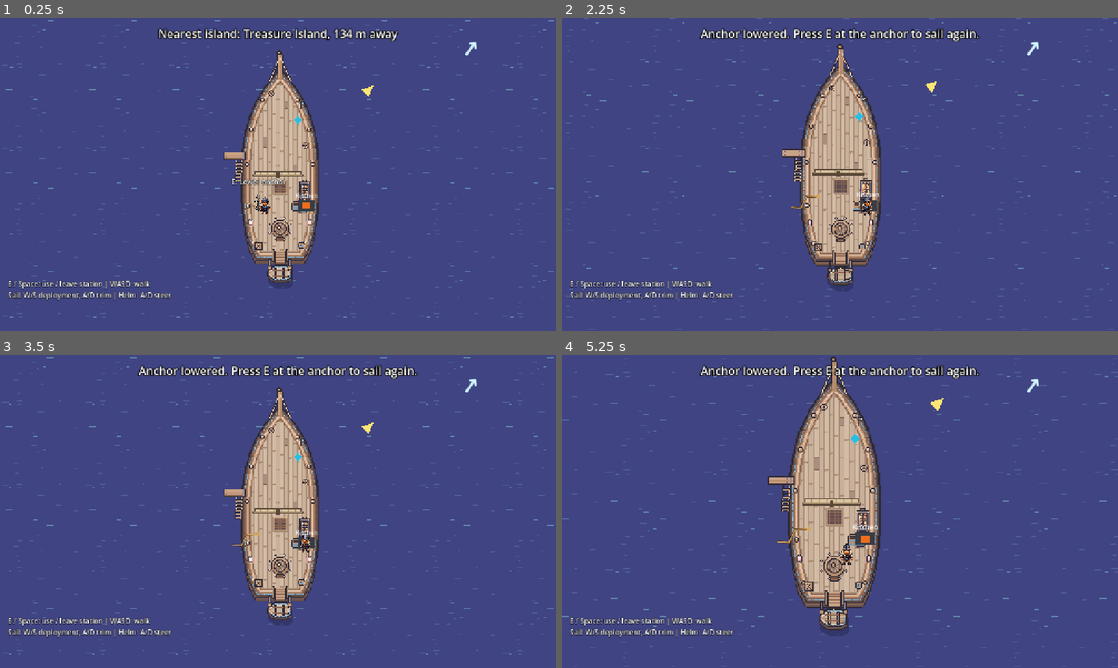
Above: before the commit, frames 1-4 (two rows, left to right).
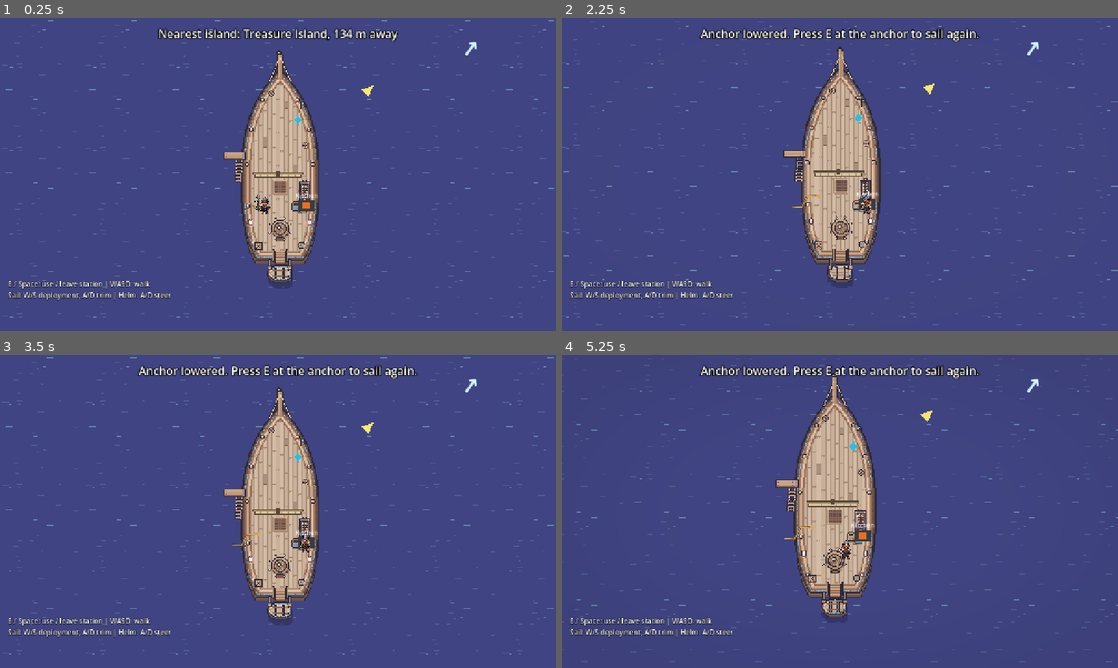
Above: after the commit, the same moments.

Repository: whitneyakred/gaming
Game: Godot game, scene res://scenes/main.tscn
Two runs of this game, one before a commit and one after it. Both use one fixed random seed, a clock stepped at 60 frames per second and the inputs below.
Inputs (mouse positions are in pixels of both pictures, inside the frame that each line leads up to):
- Up to frame 1 (0.25 s): no input
- Up to frame 2 (2.25 s): tap Enter at 0.5 s; move the mouse to (962, 158) at 0.52 s; hold D (move_right) 0.53-1.25 s; hold E (fish) 0.53-1.25 s; click (962, 158) at 0.67 s; tap Space at 0.77 s; drag from (728, 190) to (840, 252) at 1.27 s; tap E (fish) at 2 s; move the mouse to (895, 105) at 2.02 s; hold D (move_right) from 2.03 s (still down); hold E (fish) from 2.03 s (still down); click (895, 105) at 2.17 s
- Up to frame 3 (3.5 s): release D (move_right) at 2.75 s; release E (fish) at 2.75 s; drag from (250, 574) to (111, 464) at 2.77 s
- Up to frame 4 (5.25 s): tap E (fish) at 3.5 s; move the mouse to (1006, 558) at 3.52 s; hold A (move_left) 3.53-4.25 s; hold E (fish) 3.53-4.25 s; click (1006, 558) at 3.67 s; tap Space at 3.77 s; drag from (840, 511) to (756, 433) at 4.27 s; move the mouse to (867, 511) at 5.02 s; hold S (move_down) from 5.03 s (still down); hold E (fish) from 5.03 s (still down); click (867, 511) at 5.17 s

The runs differ from the first frame. In frame 1, 0.3% of the frame differs, in the area x 41-55%, y 48-54%; in frame 2, 4.5%; in frame 3, 0.2%; in frame 4, 8.4%, in the area x 0-100%, y 0-100%.

Commit message:
Restore station visuals and slower sailing speeds after merge

Diff:
--- a/scenes/sailing/sailing_demo.tscn
+++ b/scenes/sailing/sailing_demo.tscn
@@ -1,11 +1,28 @@
-[gd_scene load_steps=3 format=3]
+[gd_scene load_steps=5 format=3]
 
 [ext_resource type="Script" path="res://scripts/sailing/sailing_demo.gd" id="1"]
 [ext_resource type="Script" path="res://scripts/sailing/helm_wheel_widget.gd" id="2"]
+[ext_resource type="Shader" path="res://scripts/sailing/station_vignette.gdshader" id="3"]
+
+[sub_resource type="ShaderMaterial" id="VignetteMaterial"]
+shader = ExtResource("3")
 
 [node name="SailingDemo" type="Node2D"]
 z_index = -1
 script = ExtResource("1")
+
+[node name="StationOverlay" type="CanvasLayer" parent="."]
+layer = 0
+
+[node name="Vignette" type="ColorRect" parent="StationOverlay"]
+modulate = Color(1, 1, 1, 0)
+material = SubResource("VignetteMaterial")
+anchors_preset = 15
+anchor_right = 1.0
+anchor_bottom = 1.0
+grow_horizontal = 2
+grow_vertical = 2
+mouse_filter = 2
 
 [node name="HUD" type="CanvasLayer" parent="."]
 
--- a/scripts/sailing/anchor_station.gd
+++ b/scripts/sailing/anchor_station.gd
@@ -19,11 +19,7 @@
 	return true
 
 func _process(_delta: float) -> void:
-	prompt.visible = is_instance_valid(ship) and ship.stations_enabled \
-		and can_interact(local_player) and not local_player.get("using_station") \
-		and local_player.is_physics_processing()
-	if prompt.visible:
-		prompt.text = "E: Raise anchor" if ship.anchor_deployed else "E: Lower anchor"
+	prompt.visible = false
 
 func _update_artwork(_deployed: bool) -> void:
 	artwork.visible = not is_instance_valid(ship) or not ship.anchor_deployed
--- a/scripts/sailing/sail_station.gd
+++ b/scripts/sailing/sail_station.gd
@@ -21,15 +21,14 @@
 	artwork.visible = sail_textures.size() == 4
 	if sail_textures.size() == 4:
 		artwork.texture = sail_textures[ship.sail_level]
-	# Cloth extends right in the PNG. Rotate it toward the bow so its billow
-	# matches the forward sail normal used by ShipMotion's wind calculation.
-	artwork.rotation = deg_to_rad(-90.0 + ship.sail_angle_degrees)
+	# Face the artwork toward the stern, preserving the existing trim controls.
+	artwork.rotation = deg_to_rad(90.0 + ship.sail_angle_degrees)
 	queue_redraw()
 
 func _draw() -> void:
 	if sail_textures.size() == 4 or not is_instance_valid(ship):
 		return
-	draw_set_transform(Vector2.ZERO, deg_to_rad(ship.sail_angle_degrees))
+	draw_set_transform(Vector2.ZERO, deg_to_rad(180.0 + ship.sail_angle_degrees))
 	var cloth_height := 6.0 + float(ship.sail_level) * 12.0
 	var cloth := Rect2(-52, -cloth_height, 104, cloth_height)
 	draw_rect(cloth.grow(2), Color("594737"))
--- a/scripts/sailing/sailing_demo.gd
+++ b/scripts/sailing/sailing_demo.gd
@@ -5,12 +5,14 @@
 @export var helm: HelmStation
 @export var camera: Camera2D
 @export var draw_ocean_marks: bool = true
-@export_range(1.0, 3.0) var station_zoom_multiplier: float = 1.7
+@export_range(1.0, 3.0) var station_zoom_multiplier: float = 1.2
+@export_range(0.0, 0.5) var station_vignette_opacity: float = 0.22
 @export_range(1.0, 20.0) var camera_response: float = 7.0
 var _normal_zoom: Vector2 = Vector2.ONE
 var _focus_offset: Vector2 = Vector2.ZERO
 @onready var wind_arrow: Label = $HUD/Wind/Arrow
 @onready var helm_wheel: HelmWheelWidget = $HUD/HelmWheel
+@onready var vignette: ColorRect = $StationOverlay/Vignette
 
 func _ready() -> void:
 	if is_instance_valid(camera):
@@ -40,6 +42,7 @@
 	_focus_offset = _focus_offset.lerp(target_offset, weight)
 	camera.global_position = ship.global_position + _focus_offset
 	camera.zoom = camera.zoom.lerp(target_zoom, weight)
+	vignette.modulate.a = lerpf(vignette.modulate.a, station_vignette_opacity if focused else 0.0, weight)
 
 func _draw() -> void:
 	if not draw_ocean_marks or not is_instance_valid(camera):
--- a/scripts/sailing/ship_motion.gd
+++ b/scripts/sailing/ship_motion.gd
@@ -6,6 +6,8 @@
 signal anchor_changed(deployed: bool)
 
 @export_range(0.0, 500.0) var maximum_speed: float = 110.0
+## Minimum fraction of each sail level's speed, even in calm air or a headwind.
+@export_range(0.0, 1.0, 0.05) var minimum_sailing_factor: float = 0.25
 @export_range(0.1, 200.0) var acceleration: float = 22.0
 @export_range(0.1, 200.0) var deceleration: float = 30.0
 @export_range(1.0, 300.0) var anchor_braking: float = 65.0
@@ -86,11 +88,10 @@
 		return 0.0
 	var sail_direction := Vector2.UP.rotated(global_rotation + deg_to_rad(sail_angle_degrees))
 	var strength := clampf(wind_velocity.length(), 0.0, 1.0)
-	# The cloth billows along sail_direction. Only wind pushing that way fills it.
-	# No artificial propulsion in calm air or with wind on the wrong side.
+	# Deployed sails provide gentle forward motion; favorable wind adds speed.
 	var alignment := clampf(sail_direction.dot(wind_velocity.normalized()), 0.0, 1.0)
 	var wind_factor := strength * alignment * alignment
-	return maximum_speed * (float(sail_level) / 3.0) * wind_factor
+	return maximum_speed * (float(sail_level) / 3.0) * lerpf(minimum_sailing_factor, 1.0, wind_factor)
 
 func _physics_process(delta: float) -> void:
 	# Wheel displacement sets rudder strength. Centering the wheel eases out of a turn.
--- /dev/null
+++ b/scripts/sailing/station_vignette.gdshader
@@ -0,0 +1,9 @@
+shader_type canvas_item;
+render_mode unshaded;
+
+void fragment() {
+	// Leave the center clear and softly darken the screen edges.
+	float radius = length((UV - vec2(0.5)) * 2.0);
+	float edge = smoothstep(0.45, 1.25, radius);
+	COLOR = vec4(0.0, 0.0, 0.0, edge * COLOR.a);
+}
--- a/tests/anchor_integration.gd
+++ b/tests/anchor_integration.gd
@@ -41,7 +41,7 @@
 	player.leave_station(ship.get_node("Sail"))
 	await _press_interact()
 	_check(ship.anchor_deployed and not player.using_station, "E must lower the anchor once and immediately release the crew")
-	_check(not anchor.artwork.visible and anchor.prompt.text == "E: Raise anchor", "Artwork and prompt must follow the lowered anchor")
+	_check(not anchor.artwork.visible and not anchor.prompt.visible, "Lowered anchor artwork must update without a text popup")
 	ship.set_sail_level(3)
 	ship.set_wheel_angle(360)
 	ship.speed = ship.maximum_speed
--- a/tests/station_camera_integration.gd
+++ b/tests/station_camera_integration.gd
@@ -31,9 +31,11 @@
 		_check(camera.zoom.x > normal.x and camera.zoom.x < normal.x * view.station_zoom_multiplier, "Zoom must ease in")
 		_settle(view)
 		_check(camera.global_position.distance_to(station.global_position) < 0.1, "Camera must focus on station")
+		_check(absf(view.vignette.modulate.a - view.station_vignette_opacity) < 0.001, "Station vignette must fade in")
 		station.release_control()
 		_settle(view)
 		_check(camera.zoom.distance_to(normal) < 0.001, "Leaving must restore original zoom")
+		_check(view.vignette.modulate.a < 0.001, "Leaving must fade out the vignette")
 		_check(camera.global_position.distance_to(ship.global_position) < 0.1, "Leaving must restore ship framing")
 	var cooking := ship.get_node("Cooking")
 	cooking.crew_nearby.append(player)
--- a/tests/wind_integration.gd
+++ b/tests/wind_integration.gd
@@ -53,7 +53,21 @@
 	ship.set_sail_angle(0.0)
 	_check(is_equal_approx(ship.get_target_speed(), ship.maximum_speed), "Following wind must still fill the sail")
 	ship.wind_velocity = Vector2.DOWN
-	_check(is_zero_approx(ship.get_target_speed()), "Headwind must not propel the ship")
+	for wind in [Vector2.DOWN, Vector2.RIGHT, Vector2.ZERO, Vector2.UP]:
+		ship.wind_velocity = wind
+		var previous_speed := 0.0
+		for level in range(1, 4):
+			ship.set_sail_level(level)
+			var target := ship.get_target_speed()
+			_check(target > previous_speed and target <= ship.maximum_speed, "Sail levels must give three distinct bounded forward speeds")
+			if wind != Vector2.UP:
+				_check(is_equal_approx(target, ship.maximum_speed * level / 3.0 * 0.25), "Unfavorable wind must use the slower minimum speeds")
+			previous_speed = target
+		ship.anchor_deployed = true
+		_check(is_zero_approx(ship.get_target_speed()), "Anchor must override minimum propulsion")
+		ship.anchor_deployed = false
+		ship.set_sail_level(0)
+		_check(is_zero_approx(ship.get_target_speed()), "Raised sails must stop propulsion")
 	ship.changing_wind_enabled = true
 	ship.wind_velocity = Vector2.ZERO
 	ship._process(1.0)
Not shown, added: tests/item_system_test.gd.uid
